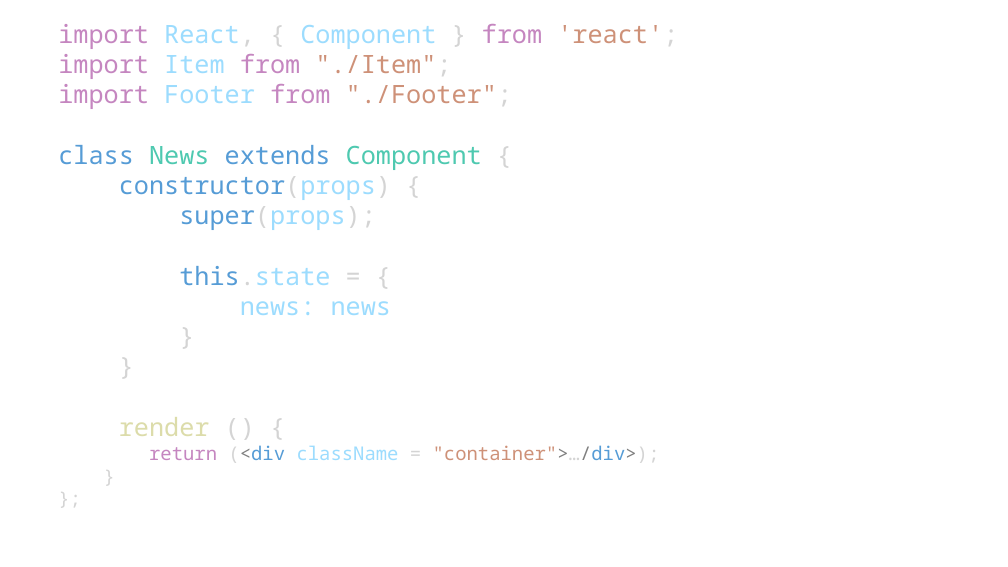
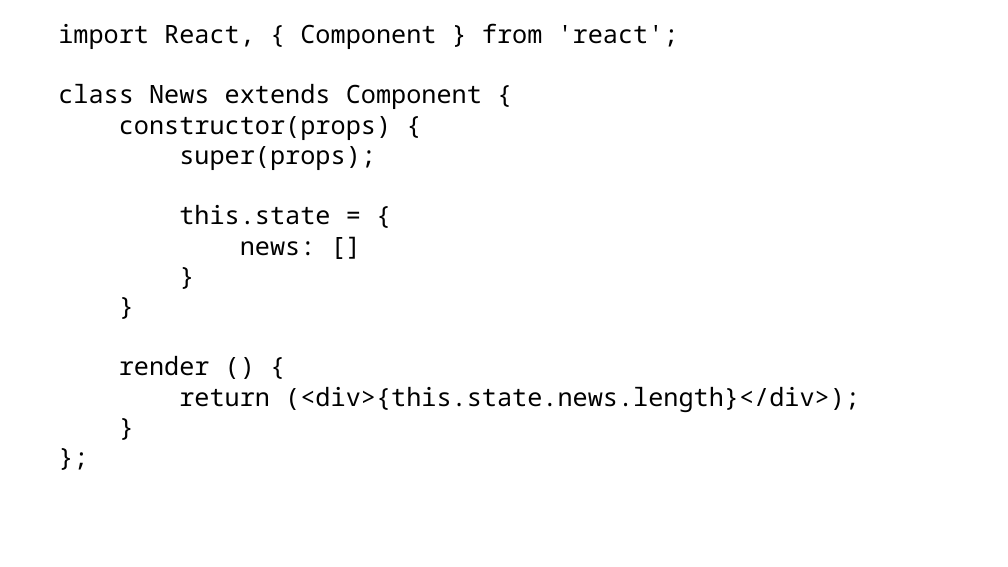
Before and after one commit to spiderpoul/react-redux-hooks, a slide deck: slide 6 of React.pptx (slide 8 before the commit). Drawn at 1008x567 pixels with LibreOffice and Linux fonts; fonts in the diff are those of the drawing. Boxes give left, top, right and bottom in pixels: in the first picture for what was removed or moved away, otherwise in the second. Text is boxed around its words. In the diff, an @@ line names an element or a change of style, - is before the commit and + after.

```diff
--- a/React.pptx
+++ b/React.pptx
@@ text at (x1=58, y1=23, x2=679, y2=376): text colour #C586C0 to #000000 in "import from"; text colour #9CDCFE to #000000 in "React, Component", "constructor(props)", "super(props);", "this.state"; text colour #D4D4D4 to #000000 in "React, { } 'react';", "{", "constructor(props) {", "super(props);" and 6 more places; text colour #CE9178 to #000000 in "'react';"; text colour #569CD6 to #000000 in "class extends", "constructor(props)", "super(props);", "this.state"; text colour #4EC9B0 to #000000 in "News Component"; text colour #DCDCAA to #000000 in "render"; size 18 to 24 pt in "}", "};" @@
@@ text at (x1=58, y1=54, x2=512, y2=109): paragraphs removed @@
-import Item from "./Item";
-import Footer from "./Footer";
@@ text at (x1=240, y1=241, x2=316, y2=256): text changed; text colour #9CDCFE to #000000 @@
-news: news
+news: []
@@ text at (x1=179, y1=387, x2=860, y2=412): text changed; size 18 to 24 pt; text colour #CE9178 to #000000 @@
-return (<div className = "container">…/div>);
+return (<div>{this.state.news.length}</div>);
```
Also in this commit, not shown: 7 other slides changed, 3 slides added, 2 slides removed, 3 other files.
